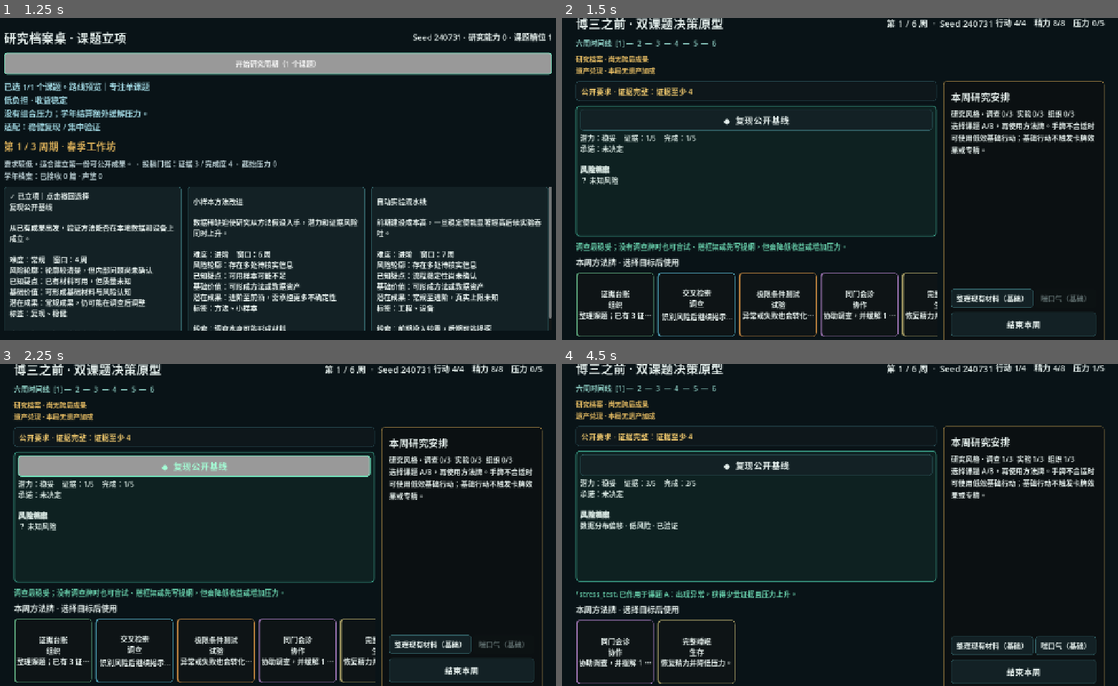
Above: before the commit, frames 1-4 (two rows, left to right).
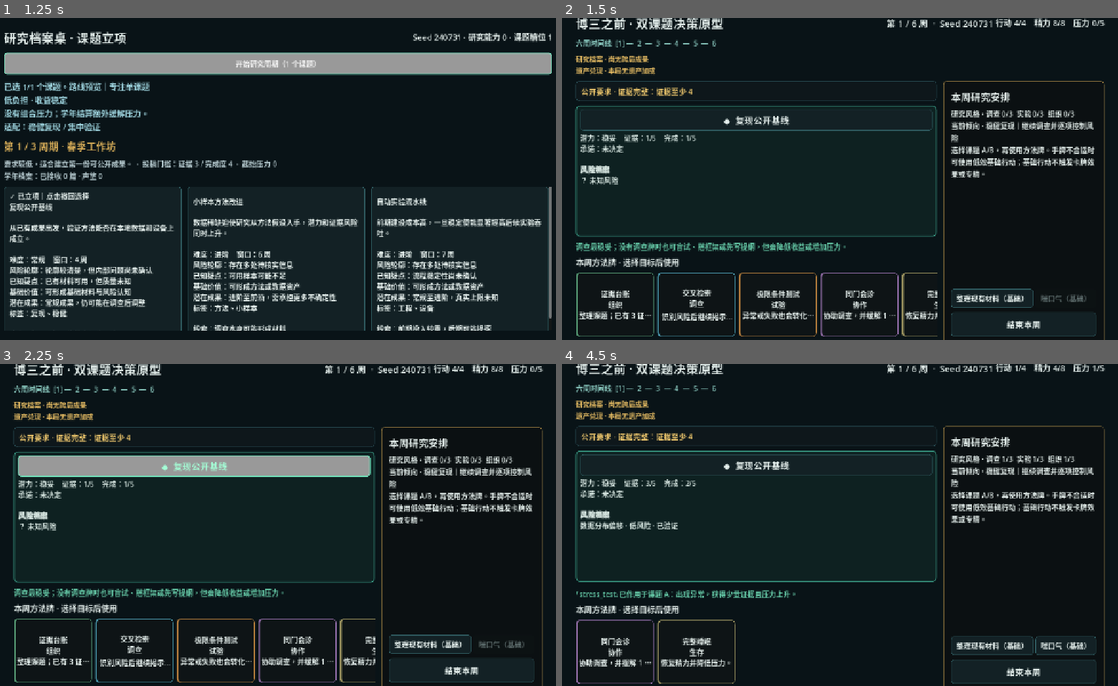
Above: after the commit, the same moments.

Repository: wangyuanjie035-creator/-test
Game: Godot game, scene res://scenes/topic_pool/dynamic_topic_entry.tscn
The game is run twice, just before and just after one commit, with the same random seed, the same clock (stepped at 60 frames per second) and the same inputs.
Inputs:
- Up to frame 1 (1.25 s): click "复现公开基线 从已有成果出发，验证方法能否在本地数据和设备…" at 0.5 s
- Up to frame 2 (1.5 s): click "开始研究周期（1 个课题）" at 1.25 s
- Up to frame 3 (2.25 s): click "◆ 复现公开基线" at 2 s
- Up to frame 4 (4.5 s): click "证据台账 组织 整理课题；已有 3 证据时额外获得 1 完…" at 2.75 s; click "交叉检索 调查 识别风险后继续揭示另一个未知风险，但压力 …" at 3.5 s; click "极限条件测试 试验 异常或失败也会转化为 1 点证据。" at 4.25 s

Frame 1 is identical in both runs. In frame 2, 1.9% of the frame differs, in the area x 69-96%, y 32-50%; in frame 3, 1.9%; in frame 4, 1.9%.

Commit message:
feat: form temporary research tendencies

Diff:
--- a/scripts/dual_topic/model/dual_topic_run_model.gd
+++ b/scripts/dual_topic/model/dual_topic_run_model.gd
@@ -335,6 +335,7 @@
 		"submission_route": &"transferred" if transferred_venue else &"original",
 		"special_rule": topic.definition.special_rule,
 		"cooperation_trajectory": get_cooperation_trajectory(),
+		"build_tendency": get_build_tendency_profile(),
 		"submission_mode": (
 			&"simplified" if simplified_submission_enabled else &"full_review"
 		),
@@ -603,12 +604,16 @@
 		return _failed_action(&"no_action_points")
 	var asset: Dictionary = _create_stop_asset(source_index, source)
 	asset["type"] = &"early_archive"
+	var recovery_mastered: bool = (
+		method_category_uses[DualTopicMethodCardDefinition.Category.ORGANIZATION]
+		>= METHOD_MASTERY_THRESHOLD
+	)
 	var evidence_gain: int = target.add_evidence(
-		int(mini(2, source.evidence / 2)),
+		int(mini(2, source.evidence / 2)) + (1 if recovery_mastered else 0),
 		&"early_archive"
 	)
 	var completion_gain: int = target.add_completion(
-		1 if source.completion >= 2 else 0,
+		(1 if source.completion >= 2 else 0) + (1 if recovery_mastered else 0),
 		&"early_archive"
 	)
 	var risk_revealed := false
@@ -625,6 +630,7 @@
 	asset["salvaged_evidence"] = evidence_gain
 	asset["salvaged_completion"] = completion_gain
 	asset["risk_revealed"] = risk_revealed
+	asset["recovery_mastery"] = recovery_mastered
 	run_assets.append(asset)
 	var result := {
 		"success": true,
@@ -634,6 +640,7 @@
 		"evidence_gain": evidence_gain,
 		"completion_gain": completion_gain,
 		"risk_revealed": risk_revealed,
+		"recovery_mastery": recovery_mastered,
 		"pressure_relief": 1,
 		"asset": asset.duplicate(true),
 		"week": week,
@@ -967,7 +974,45 @@
 				uses,
 				METHOD_MASTERY_THRESHOLD,
 			])
-	return "研究风格 · " + "  ".join(parts)
+	var tendency: Dictionary = get_build_tendency_profile()
+	return "研究风格 · %s\n当前倾向 · %s｜%s" % [
+		"  ".join(parts),
+		String(tendency.get("title", "")),
+		String(tendency.get("next_lever", "")),
+	]
+
+
+func get_build_tendency_profile() -> Dictionary:
+	var investigation_uses: int = method_category_uses[
+		DualTopicMethodCardDefinition.Category.INVESTIGATION
+	]
+	var experiment_uses: int = method_category_uses[
+		DualTopicMethodCardDefinition.Category.EXPERIMENT
+	]
+	var organization_uses: int = method_category_uses[
+		DualTopicMethodCardDefinition.Category.ORGANIZATION
+	]
+	var recovery_score: int = organization_uses + run_assets.size() * 2
+	if recovery_score > investigation_uses and recovery_score > experiment_uses:
+		return {
+			"id": &"asset_recovery",
+			"title": "资产回收",
+			"effect": "组织专精会强化中期止损，将更多证据与完成度转入主课题。",
+			"next_lever": "继续组织，或在中期把副课题止损归档",
+		}
+	if experiment_uses > investigation_uses:
+		return {
+			"id": &"risky_exploration",
+			"title": "冒险探索",
+			"effect": "实验专精会把不稳定结果继续沉淀为额外证据。",
+			"next_lever": "继续实验以突破收益上限",
+		}
+	return {
+		"id": &"stable_replication",
+		"title": "稳健复现",
+		"effect": "调查专精会扩大一次行动揭示的风险信息面。",
+		"next_lever": "继续调查并逐项控制风险",
+	}
 
 
 func _apply_method_mastery(
--- a/scripts/dual_topic/ui/dual_topic_prototype.gd
+++ b/scripts/dual_topic/ui/dual_topic_prototype.gd
@@ -394,13 +394,16 @@
 	var diagnosis: Dictionary = result.get("diagnosis", {})
 	var review_text := _review_comments_text(result.get("review_comments", []))
 	var legacy: Dictionary = result.get("legacy", {})
+	var tendency: Dictionary = result.get("build_tendency", {})
 	var topic_index: int = int(result.get("topic_index", 0))
 	var topic_name: String = session.run_model.topics[topic_index].definition.display_name
-	phase_body.text = "课题：%s\n公开要求：%s\n主因：%s\n\n%s\n\n带走：%s\n档案已更新：%s\n\n本局路线\n%s\n\n%s" % [
+	phase_body.text = "课题：%s\n公开要求：%s\n主因：%s\n\n%s\n\n构筑倾向：%s\n%s\n\n带走：%s\n档案已更新：%s\n\n本局路线\n%s\n\n%s" % [
 		topic_name,
 		"满足" if result.get("requirement_met", false) else "未满足",
 		_diagnosis_text(diagnosis),
 		review_text,
+		String(tendency.get("title", "尚未成形")),
+		String(tendency.get("effect", "")),
 		_legacy_text(legacy),
 		session.get_archive_summary(),
 		session.get_route_summary(),
--- /dev/null
+++ b/scripts/tools/validate_phase_two_build_tendencies.gd
@@ -0,0 +1,89 @@
+extends SceneTree
+
+
+func _initialize() -> void:
+	if not _test_tendency_classification():
+		return
+	if not _test_asset_recovery_bonus():
+		return
+	print("PHASE_TWO_BUILD_TENDENCIES: PASS")
+	quit(0)
+
+
+func _test_tendency_classification() -> bool:
+	var model := _model([_definition(&"profile")], 7201)
+	if model.get_build_tendency_profile().get("id", &"") != &"stable_replication":
+		return _fail("The opening tendency was not stable replication.")
+	model.method_category_uses = [1, 3, 0, 0, 0]
+	if model.get_build_tendency_profile().get("id", &"") != &"risky_exploration":
+		return _fail("Experiment investment did not form risky exploration.")
+	model.method_category_uses = [1, 2, 3, 0, 0]
+	if model.get_build_tendency_profile().get("id", &"") != &"asset_recovery":
+		return _fail("Organization investment did not form asset recovery.")
+	return true
+
+
+func _test_asset_recovery_bonus() -> bool:
+	var definitions: Array[DualTopicDefinition] = [
+		_definition(&"main"),
+		_definition(&"archive"),
+	]
+	var baseline := _model(definitions, 7202)
+	var recovery := _model(definitions, 7202)
+	for model: DualTopicRunModel in [baseline, recovery]:
+		model.week = 3
+		var choices: Array[DualTopicState.Commitment] = [
+			DualTopicState.Commitment.MAINTAIN,
+			DualTopicState.Commitment.MAINTAIN,
+		]
+		if not bool(model.apply_midterm_commitments(choices).get("success", false)):
+			return _fail("Could not prepare a midterm archive.")
+		model.topics[1].evidence = 4
+		model.topics[1].completion = 2
+	recovery.method_category_uses[
+		DualTopicMethodCardDefinition.Category.ORGANIZATION
+	] = DualTopicRunModel.METHOD_MASTERY_THRESHOLD
+	var baseline_result: Dictionary = baseline.archive_topic_early(1, 0)
+	var recovery_result: Dictionary = recovery.archive_topic_early(1, 0)
+	if int(recovery_result.get("evidence_gain", 0)) <= int(
+		baseline_result.get("evidence_gain", 0)
+	):
+		return _fail("Asset recovery did not preserve extra evidence.")
+	if int(recovery_result.get("completion_gain", 0)) <= int(
+		baseline_result.get("completion_gain", 0)
+	):
+		return _fail("Asset recovery did not preserve extra completion.")
+	if not bool(recovery_result.get("recovery_mastery", false)):
+		return _fail("The archive result did not explain its recovery bonus.")
+	return true
+
+
+func _model(
+	definitions: Array[DualTopicDefinition],
+	seed_value: int
+) -> DualTopicRunModel:
+	var model := DualTopicRunModel.new()
+	model.setup(seed_value, definitions)
+	return model
+
+
+func _definition(id_value: StringName) -> DualTopicDefinition:
+	var risk := DualTopicRiskDefinition.new()
+	risk.id = StringName("%s_risk" % id_value)
+	risk.display_name = "测试风险"
+	risk.kind = DualTopicRiskDefinition.RiskKind.DATA
+	var definition := DualTopicDefinition.new()
+	definition.id = id_value
+	definition.display_name = String(id_value)
+	definition.potential = DualTopicDefinition.Potential.MEDIUM
+	definition.risk_slot_count = 1
+	definition.reward_value = 2
+	definition.risk_pool = [risk]
+	definition.synergy_tags = PackedStringArray(["shared"])
+	return definition
+
+
+func _fail(message: String) -> bool:
+	push_error("PHASE_TWO_BUILD_TENDENCIES: %s" % message)
+	quit(1)
+	return false
Not shown, changed: docs/production/DUAL_TOPIC_SCHEDULE.md
